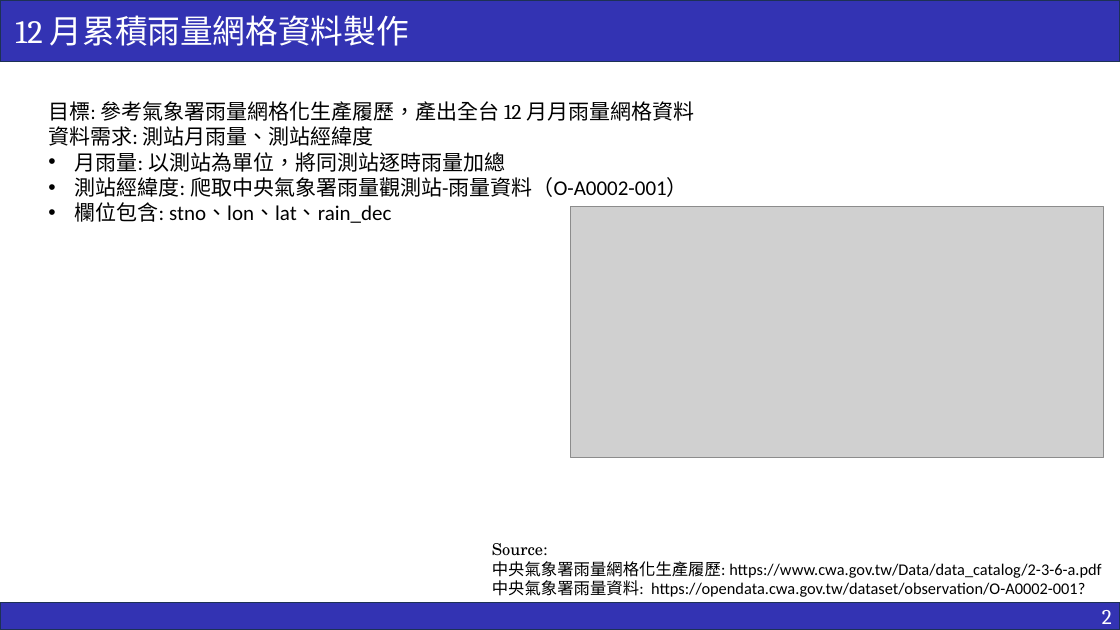
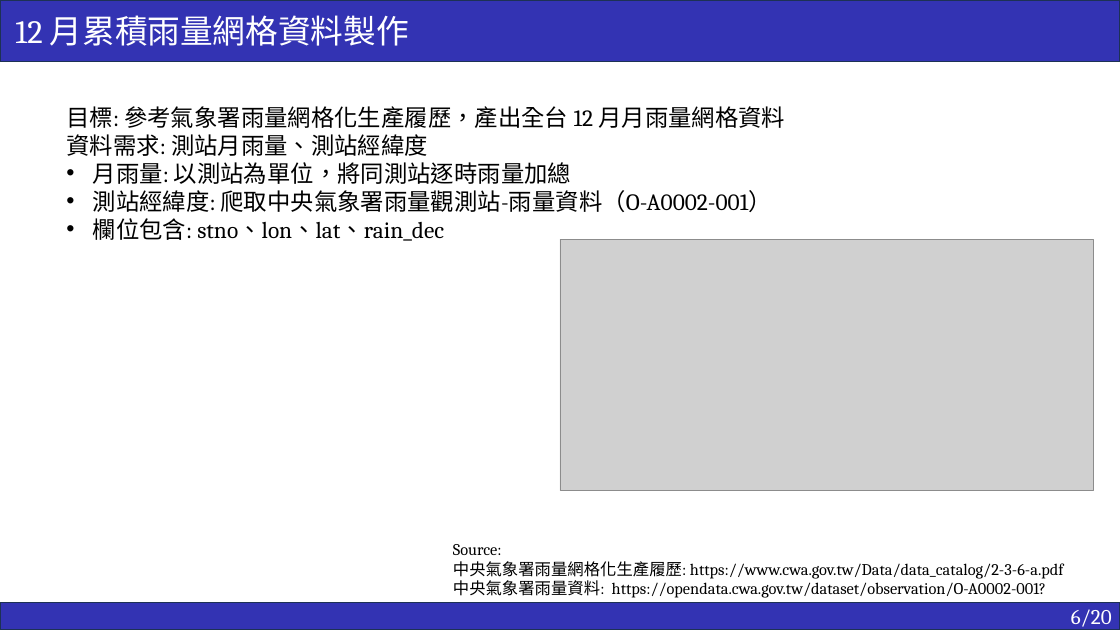
Before and after one commit to ricki0313/rainfall_practice, a slide deck: slide 7 of report/rainfall_report.pptx. Drawn at 1120x630 pixels with LibreOffice and Linux fonts; fonts in the diff are those of the drawing; grey boxes stand for pictures. Boxes give left, top, right and bottom in pixels: in the first picture for what was removed or moved away, otherwise in the second. Text is boxed around its words. In the diff, an @@ line names an element or a change of style, - is before the commit and + after.

```diff
--- a/report/rainfall_report.pptx
+++ b/report/rainfall_report.pptx
@@ text "目標: 參考氣象署雨量網格化生產履歷，產出全台 12 月月雨量網格資料": place and size @@
-text "目標: 參考氣象署雨量網格化生產履歷，產出全台 12 月月雨量網格資料" at bbox=[48, 101, 694, 223]
+text "目標: 參考氣象署雨量網格化生產履歷，產出全台 12 月月雨量網格資料" at bbox=[66, 106, 785, 241]
@@ text "目標: 參考氣象署雨量網格化生產履歷，產出全台 12 月月雨量網格資料" at bbox=[66, 106, 785, 241]: size 18 to 20 pt; font Calibri to Cambria in "資料需求: 測站月雨量、測站經緯度", "月雨量: 以測站為單位，將同測站逐時雨量加總", "測站經緯度: 爬取中央氣象署雨量觀測站-雨量資料（O-A0002-001）", "欄位包含: stno、lon、lat、rain_dec" @@
@@ picture: place and size @@
-picture at bbox=[571, 207, 1104, 458]
+picture at bbox=[560, 239, 1094, 491]
@@ text "Source:": place and size @@
-text "Source:" at bbox=[492, 543, 1101, 597]
+text "Source:" at bbox=[453, 544, 1064, 598]
@@ text "Source:" at bbox=[453, 544, 1064, 598]: font TeX Gyre Schola to Cambria in "Source:"; font Calibri to Cambria @@
@@ text in rectangle at bbox=[1071, 609, 1112, 630]: text changed @@
-2
+6/20
```
Also in this commit, not shown: 15 other slides changed, 5 slides added, 1 slide removed, 4 other files.
